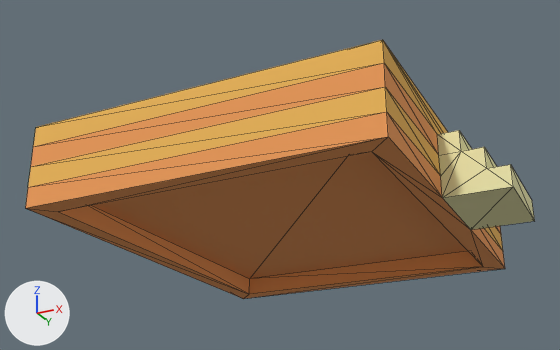
The glTF model frontend/public/models/land/pool.glb as it was, and as the next commit left it.
Rendered twice from a 50 mm camera at (1.48, -3.42, -0.26) aimed at (-0.17, -0.12, 1.23). The axes (+X, +Y, +Z) are drawn at lower left. The lights are the same throughout. Mesh edges are drawn as thin lines. Where no turn or scale is listed for an object, it has been applied to the vertices. Vertices at the same position are counted once.

Names of what the first picture shows: 'pool.vox.004'.
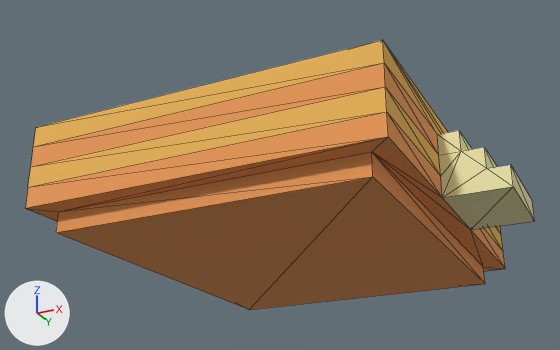
Pixel boxes (x1, y1, x2, y2) of what changed, in the pictures (560 x 350 px; the box of a moved part takes in the faces that stretch with it):
```json
{"object": "pool.vox.004", "change": "reshaped", "before": [25, 40, 535, 299], "after": [25, 40, 535, 309]}
{"part": 1, "of": "me_pool_vox_004", "change": "moved or reshaped", "before": [58, 152, 483, 294], "after": [56, 152, 485, 309]}
```

Edits to the scene script, one JSON object a line:
```json
{"block": "me_pool_vox_004", "where": "# used by ob_pool_vox_004; location = (0.0, 0.0, 0.0)"}
{"op": "remove", "block": "me_pool_vox_004", "code": "me_pool_vox_004.from_pydata(...)  # 94 vertices, 184 faces; spans x -1.0..1.0, y -1.0..1.0, z 0.9..1.5"}
{"op": "add", "block": "me_pool_vox_004", "code": "me_pool_vox_004.from_pydata(...)  # 94 vertices, 184 faces; spans x -1.0..1.0, y -1.0..1.0, z 0.8..1.5"}
{"block": "me_pool_vox_004", "change": "me_pool_vox_004 part 1"}
{"block": "me_pool_vox_004", "change": "4 vertices are removed from x -0.9..0.6, y -0.9..0.9, z 1.0"}
{"block": "me_pool_vox_004", "change": "10 faces are deleted"}
{"block": "me_pool_vox_004", "change": "4 vertices are added at (-0.9, 0.9, 0.8), (-0.9, -0.9, 0.8), (0.6, -0.9, 0.8), (0.6, 0.9, 0.8)"}
{"block": "me_pool_vox_004", "change": "10 new faces join them"}
```
